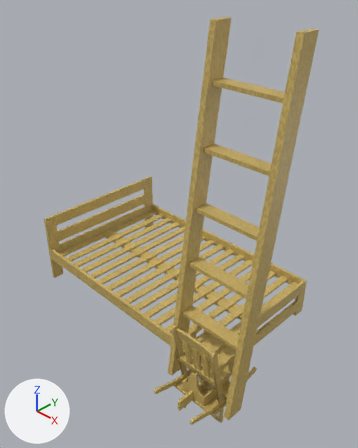
One commit to the Blender file UOG-FYGP-Lumberjack-Abi/Assets/Models/BlenderVersions/Products.blend: the scene before it, then after it.
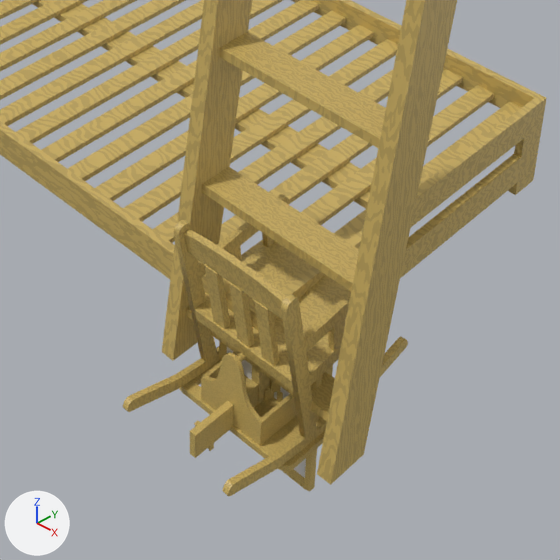
Old and new are each drawn whole from a 50 mm lens placed at (1.65, -1.91, 2.86), pointed at (-0.69, 0.41, 0.93) and again close up on the part from 30% to 87% of the width and 55% to 100% of the height. Arrows for +X, +Y and +Z are at lower left; the lights stay in place. The same objects are shown in both versions, whatever each file hides.

The first close-up shows 'SM_BedFrame', 'SM_ChoppingBoard', 'SM_ClothesRack', 'SM_Ladder', 'SM_PictureFrame', 'SM_RockingChair', 'SM_ToolBox'.
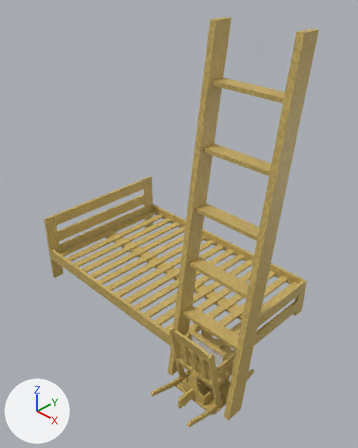
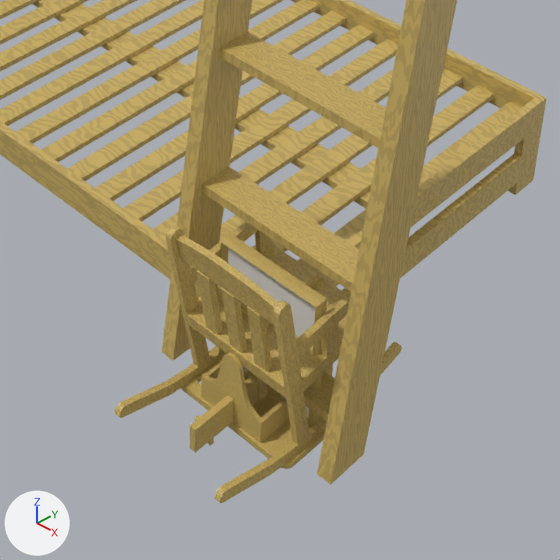
Where the newer file only moved an object's origin or applied its transform, the numbers keep the older frame.

What differs and where, as boxes (x1, y1, x2, y2) in the close-ups (560 x 560 px):
'SM_RockingChair', mesh moved: before (123, 194, 408, 496); after (115, 221, 402, 503)
'SM_PictureFrame', mesh moved: before (219, 341, 322, 492); after (219, 231, 327, 428)
'SM_ChoppingBoard', mesh moved: before (179, 346, 325, 472); after (181, 346, 326, 469)
'SM_ClothesRack', mesh moved: before (190, 380, 258, 458); after (190, 375, 258, 453)

Edits to the bpy script that builds the scene:
```text
Change me_cube_008:
    where me_cube_008.from_pydata(...)  # 16 vertices, 14 faces; spans x -0.167..0.167, y -0.021..0.01, z -0.227..0.227
    used by ob_sm_pictureframe; location = (0.0, 0.0, 0.0)
    me_cube_008 part 1: the whole mesh is moved by (0.0, 0.0, 0.227)
Change me_cube_009:
    where me_cube_009.from_pydata(...)  # 80 vertices, 88 faces; spans x -0.2..0.2, y -0.15..0.15, z -0.01..0.01
    used by ob_sm_choppingboard; location = (0.0, 0.0, 0.0)
    me_cube_009 part 2: the whole mesh is moved by (0.0, 0.0, 0.01)
Change me_cube_012:
    where me_cube_012.from_pydata(...)  # 48 vertices, 36 faces; spans x -0.047..0.01, y -0.278..0.278, z -0.02..0.082
    used by ob_sm_clothesrack; location = (0.0, 0.0, 0.0)
    me_cube_012 part 3: the whole mesh is moved by (0.0, 0.0, 0.02)
Change me_cube_020:
    where me_cube_020.from_pydata(...)  # 292 vertices, 213 faces; spans x -0.9..1.1, y -2.2..1.6, z -13.4..17.2
    used by ob_sm_rockingchair; location = (-0.011, 0.029, 0.259); rotation_euler = (0.117, 0.0, 0.0), in degrees (6.7, 0, 0); scale = (0.181, 0.181, 0.0194)
    me_cube_020 part 4: the whole mesh is moved by (0.0, -0.1, 0.2)
```
